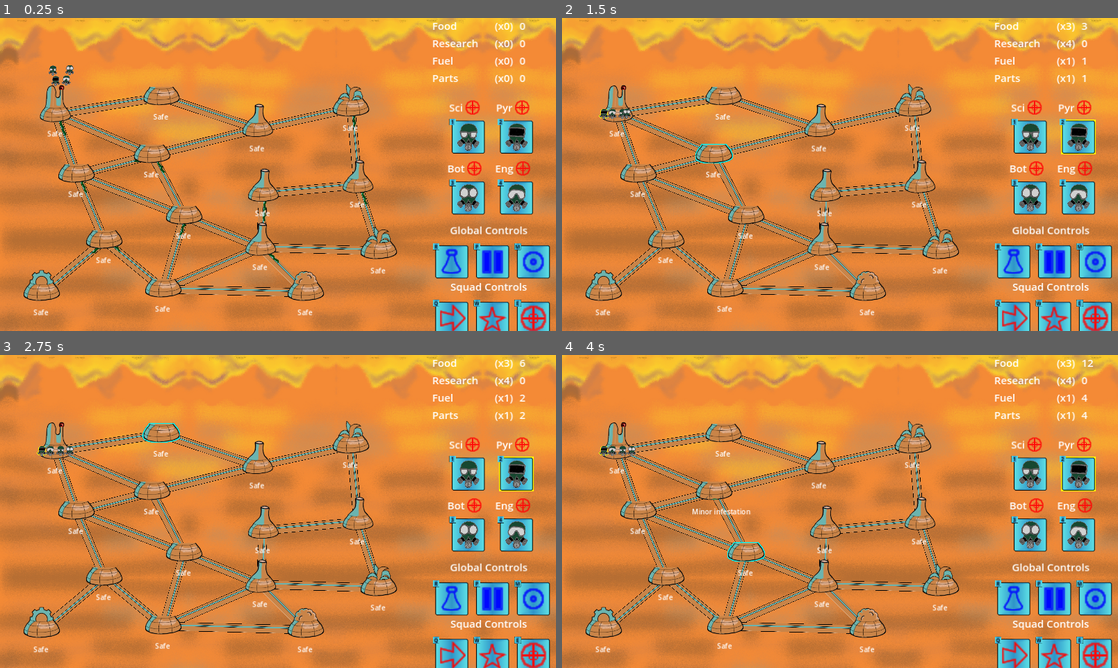
Above: before the commit, frames 1-4 (two rows, left to right).
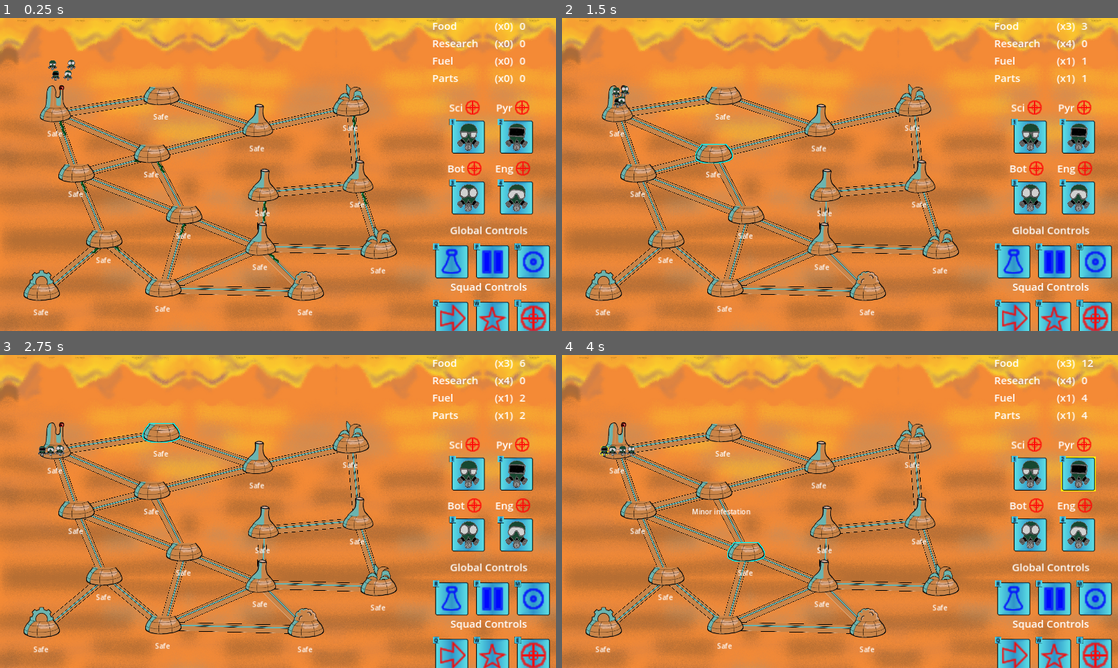
Above: after the commit, the same moments.

Repository: Aveli-games/contra-tentacula
Game: Godot game, scene res://main.tscn
The game is run twice, just before and just after one commit, with the same random seed, the same clock (stepped at 60 frames per second) and the same inputs.
Inputs (mouse positions are in pixels of both pictures, inside the frame that each line leads up to):
- Up to frame 1 (0.25 s): no input
- Up to frame 2 (1.5 s): move the mouse to (617, 102) at 0.52 s; hold E (Fight) 0.53-1.28 s; click (617, 102) at 0.67 s; move the mouse to (712, 143) at 1.27 s; tap Q (Move) at 1.35 s; click (712, 143) at 1.42 s
- Up to frame 3 (2.75 s): move the mouse to (161, 423) at 2.02 s; hold W (Special) from 2.03 s (still down); click (161, 423) at 2.17 s
- Up to frame 4 (4 s): move the mouse to (639, 502) at 2.77 s; release W (Special) at 2.78 s; tap 1 (Squad1) at 2.85 s; click (639, 502) at 2.92 s; tap Enter at 3.5 s; move the mouse to (745, 542) at 3.52 s; hold 2 (Squad2) from 3.53 s (still down); click (745, 542) at 3.67 s

The runs differ from the first frame. In frame 1, 0.2% of the frame differs, in the area x 8-14%, y 13-22%; in frame 2, 0.3%, in the area x 6-96%, y 21-44%; in frame 3, 0.2%; in frame 4, less than 0.1%.

Commit message:
slowing everything down

Diff:
--- a/autoloads/Globals.gd
+++ b/autoloads/Globals.gd
@@ -9,12 +9,13 @@
 enum SquadType {NONE, SCIENTIST, PYRO, BOTANIST, ENGINEER}
 enum ActionType {NONE, MOVE, SPECIAL, FIGHT}
 
-var BASE_DOME_INFESTATION_RATE = .1
-var BASE_CONNECTOR_INFESTATION_RATE = 0.1
-var BASE_INFESTATION_CHANCE = 0.012
+var BASE_DOME_INFESTATION_RATE = .05
+var BASE_CONNECTOR_INFESTATION_RATE = 0.05
+var BASE_INFESTATION_CHANCE = 0.006
+const ROOTED_INFESTATION_CHANCE_MODIFIER = 0.1
 var RESEARCH_WIN_THRESHOLD = 500
 const DOME_REMAINING_LOSS_THRESHOLD = 5
-const INFESTATION_COUNTDOWN = 30
+const INFESTATION_COUNTDOWN = 60
 var DOME_TYPE_LIMITS = { # 15 domes total or crash
 	Globals.ResourceType.NONE: 6,
 	Globals.ResourceType.FOOD: 3,
@@ -24,7 +25,7 @@
 }
 
 # squad
-var BASE_MOVE_SPEED = 100
+var BASE_MOVE_SPEED = 50
 var BASE_INFESTATION_FIGHT_RATE = -BASE_DOME_INFESTATION_RATE
 
 var resources = {
--- a/autoloads/dome_connections.gd
+++ b/autoloads/dome_connections.gd
@@ -6,7 +6,6 @@
 var line_nodes = []
 
 const INFESTATION_CHANCE_MODIFIER_PREFIX = 'rooted'
-const INFESTATION_CHANCE_MODIFIER = 0.10
 const ConnectorScene = preload("res://connector_3line.tscn")
 
 func _process(delta):
@@ -19,7 +18,7 @@
 			# this prevents a Safe, occupied dome from being considered instantly cleansed
 			if !c.dome_b.is_occupied():
 				# TODO can this be called less often? can I check only when progress reaches 1
-				c.dome_b.add_infestation_chance_modifier(get_spread_modifier_id(c.dome_a), INFESTATION_CHANCE_MODIFIER)
+				c.dome_b.add_infestation_chance_modifier(get_spread_modifier_id(c.dome_a), Globals.ROOTED_INFESTATION_CHANCE_MODIFIER)
 
 		# sync progress to display nodes
 		if c.display.forward:
